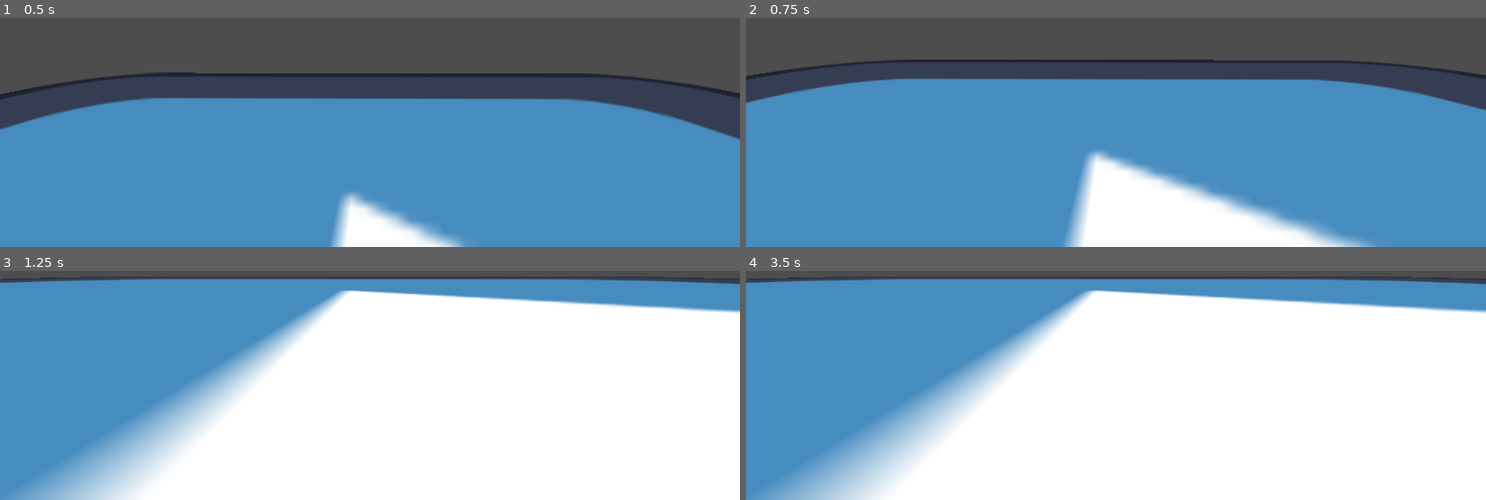
Above: before the commit, frames 1-4 (two rows, left to right).
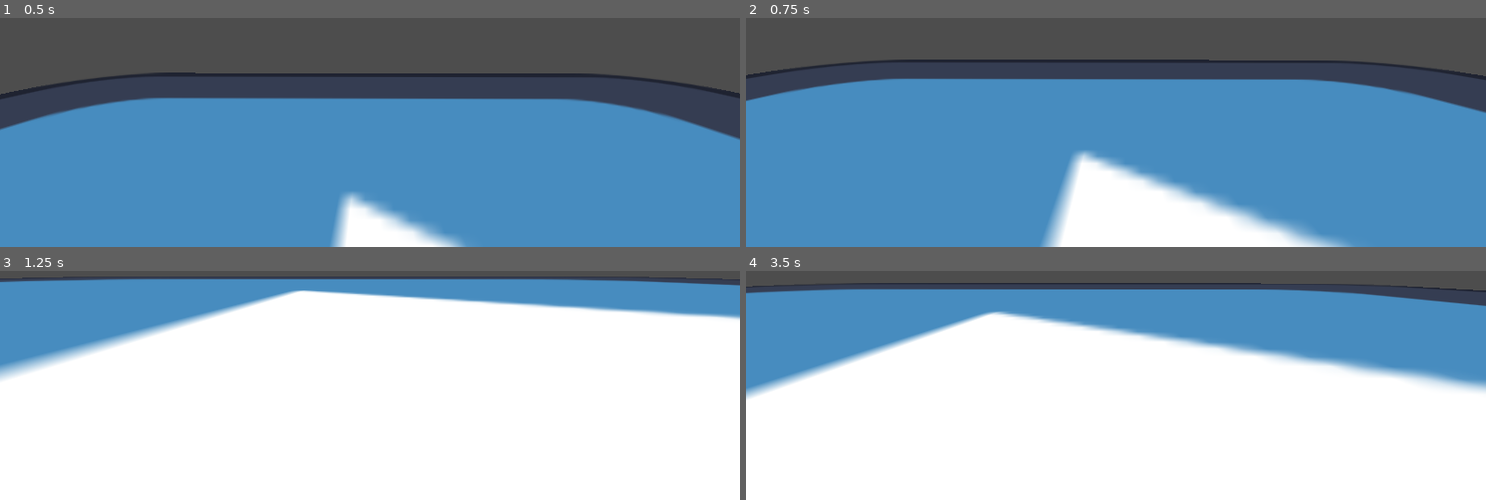
Above: after the commit, the same moments.

Repository: stoyse/Diddy-Neighborhood
Game: Godot game, scene res://world.tscn
Same seed, same stepped clock (60 frames per second), same inputs: the game is played once before the commit and once after it. The engine's default icon, where the game draws it, is replaced by a stand-in: a white triangle on a blue panel in a dark square.
Inputs:
- Up to frame 1 (0.5 s): no input
- Up to frame 2 (0.75 s): hold D (move_right, bound only after the commit) from 0.53 s (still down)
- Up to frame 3 (1.25 s): keep holding D (move_right, bound only after the commit); tap Space (jump, bound only after the commit) at 0.77 s
- Up to frame 4 (3.5 s): release D (move_right, bound only after the commit) at 1.28 s; hold S (move_backward, bound only after the commit) 1.28-2.03 s; tap Space (jump, bound only after the commit) at 1.52, 3.02 s; hold D (move_right, bound only after the commit) 2.03-2.78 s; hold W (move_forward, bound only after the commit) from 2.78 s (still down)

Frame 1 is identical in both runs. In frame 2, 5.1% of the frame differs, in the area x 0-100%, y 18-100%; in frame 3, 25%; in frame 4, 40%, in the area x 0-100%, y 2-100%.

Commit message:
Update project.godot

Diff:
--- a/neighborhood-game/project.godot
+++ b/neighborhood-game/project.godot
@@ -19,21 +19,26 @@
 
 move_forward={
 "deadzone": 0.2,
-"events": []
+"events": [Object(InputEventKey,"resource_local_to_scene":false,"resource_name":"","device":-1,"window_id":0,"alt_pressed":false,"shift_pressed":false,"ctrl_pressed":false,"meta_pressed":false,"pressed":false,"keycode":0,"physical_keycode":87,"key_label":0,"unicode":119,"location":0,"echo":false,"script":null)
+]
 }
 move_backward={
 "deadzone": 0.2,
-"events": []
+"events": [Object(InputEventKey,"resource_local_to_scene":false,"resource_name":"","device":-1,"window_id":0,"alt_pressed":false,"shift_pressed":false,"ctrl_pressed":false,"meta_pressed":false,"pressed":false,"keycode":0,"physical_keycode":83,"key_label":0,"unicode":115,"location":0,"echo":false,"script":null)
+]
 }
 move_left={
 "deadzone": 0.2,
-"events": []
+"events": [Object(InputEventKey,"resource_local_to_scene":false,"resource_name":"","device":-1,"window_id":0,"alt_pressed":false,"shift_pressed":false,"ctrl_pressed":false,"meta_pressed":false,"pressed":false,"keycode":0,"physical_keycode":65,"key_label":0,"unicode":97,"location":0,"echo":false,"script":null)
+]
 }
 move_right={
 "deadzone": 0.2,
-"events": []
+"events": [Object(InputEventKey,"resource_local_to_scene":false,"resource_name":"","device":-1,"window_id":0,"alt_pressed":false,"shift_pressed":false,"ctrl_pressed":false,"meta_pressed":false,"pressed":false,"keycode":0,"physical_keycode":68,"key_label":0,"unicode":100,"location":0,"echo":false,"script":null)
+]
 }
 jump={
 "deadzone": 0.2,
-"events": []
+"events": [Object(InputEventKey,"resource_local_to_scene":false,"resource_name":"","device":-1,"window_id":0,"alt_pressed":false,"shift_pressed":false,"ctrl_pressed":false,"meta_pressed":false,"pressed":false,"keycode":0,"physical_keycode":32,"key_label":0,"unicode":32,"location":0,"echo":false,"script":null)
+]
 }
